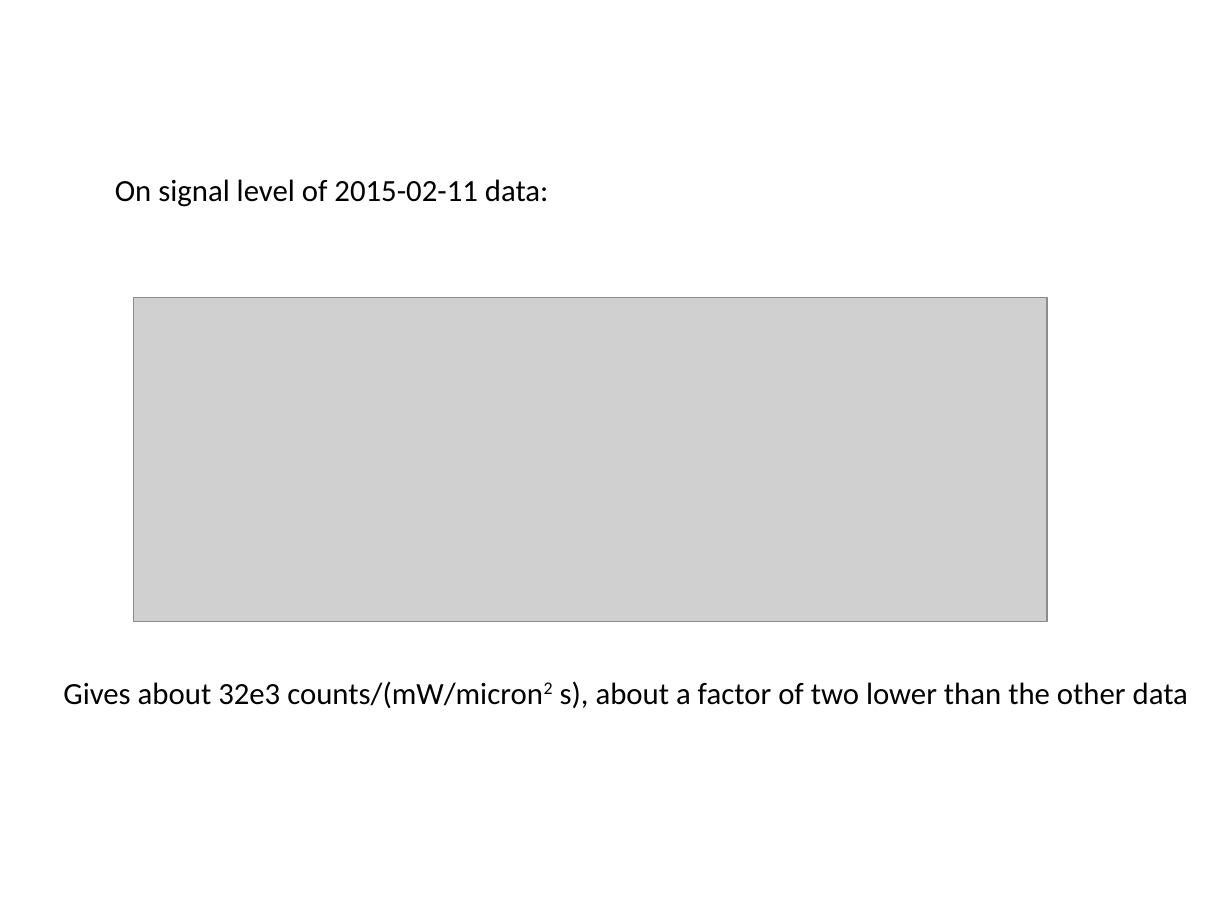
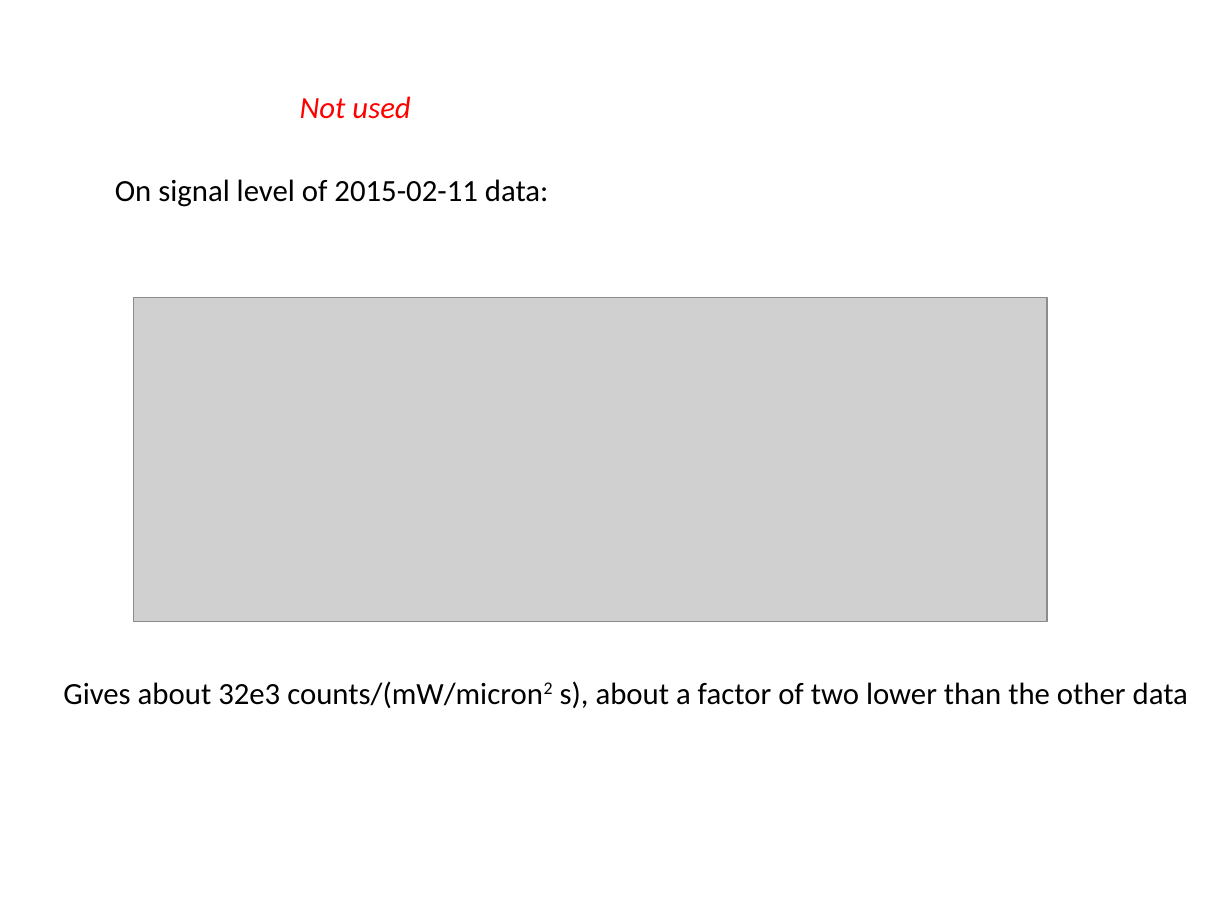
Before and after one commit to Waltmon/timthesis, a slide deck: slide 19 of thought_process.pptx. Drawn at 1232x924 pixels with LibreOffice and Linux fonts; fonts in the diff are those of the drawing; grey boxes stand for pictures. Boxes give left, top, right and bottom in pixels: in the first picture for what was removed or moved away, otherwise in the second. Text is boxed around its words. In the diff, an @@ line names an element or a change of style, - is before the commit and + after.

```diff
--- a/thought_process.pptx
+++ b/thought_process.pptx
@@ text added at (300, 96, 410, 119), 18 pt, text #FF0000, italic @@
+Not used
```
Also in this commit, not shown: 1 slide added, 33 other files.
